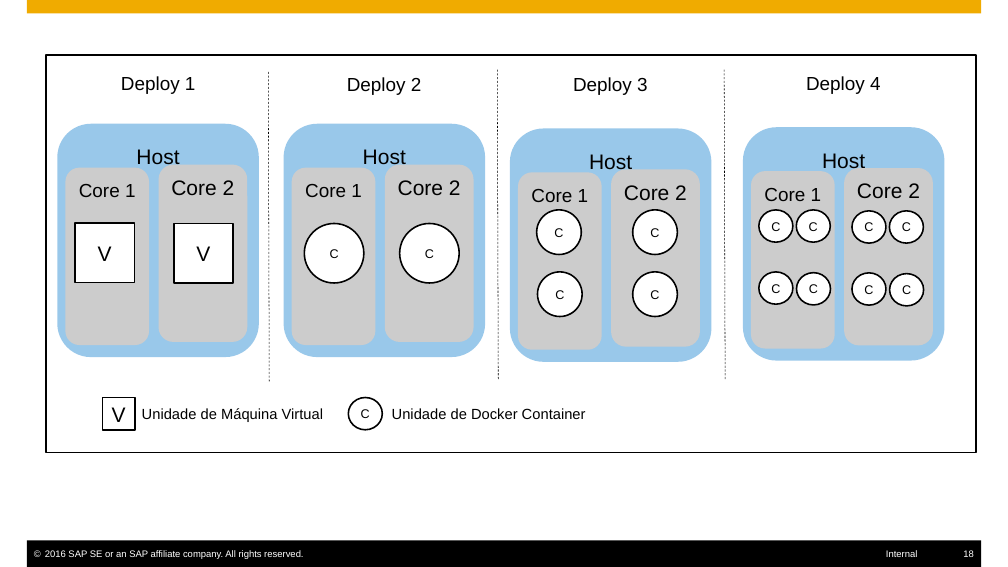
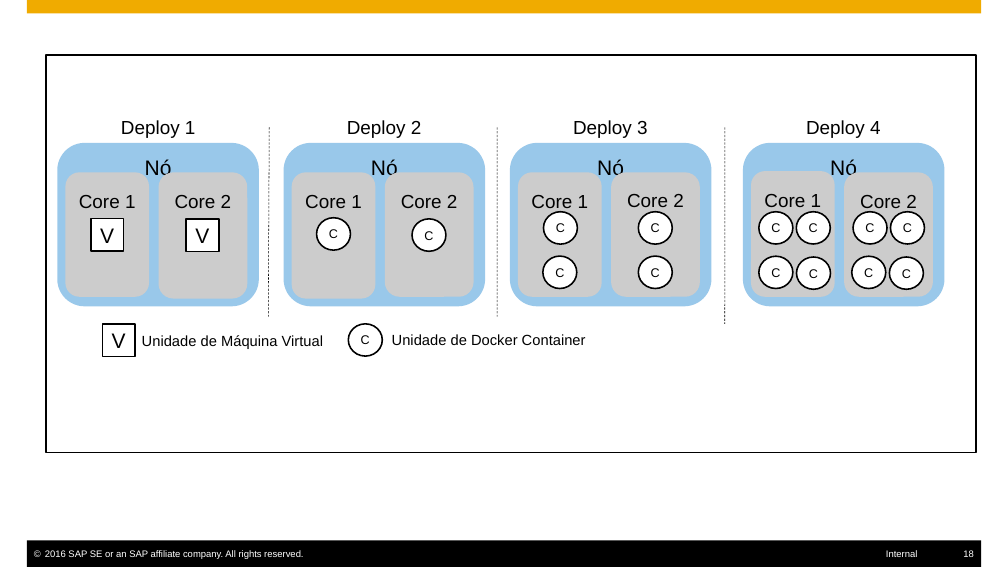
Before and after one commit to dbrauner/meuprojeto, a slide deck: slide 18 of Arquitetura.pptx. Drawn at 1008x567 pixels with LibreOffice and Linux fonts; fonts in the diff are those of the drawing. Boxes give left, top, right and bottom in pixels: in the first picture for what was removed or moved away, otherwise in the second. Text is boxed around its words. In the diff, an @@ line names an element or a change of style, - is before the commit and + after.

```diff
--- a/Arquitetura.pptx
+++ b/Arquitetura.pptx
@@ 4 texts: place and size @@
-4 texts at (121,76,881,95)
+4 texts at (121,120,881,138)
@@ rounded rectangle "Nó": place and size @@
-rounded rectangle "Nó" at (57,124,259,357)
+rounded rectangle "Nó" at (57,143,259,306)
@@ line moved from (268, 72) - (269, 382) to (269, 128) - (268, 317) @@
@@ rounded rectangle "Nó": place and size @@
-rounded rectangle "Nó" at (283,124,485,357)
+rounded rectangle "Nó" at (283,143,485,306)
@@ line moved from (497, 70) - (498, 379) to (497, 128) - (497, 317) @@
@@ rounded rectangle "Nó": place and size @@
-rounded rectangle "Nó" at (510,128,712,362)
+rounded rectangle "Nó" at (510,143,712,306)
@@ line moved from (724, 70) - (725, 379) to (725, 128) - (725, 323) @@
@@ rounded rectangle "Nó": place and size @@
-rounded rectangle "Nó" at (743,127,945,360)
+rounded rectangle "Nó" at (743,143,945,306)
@@ rounded rectangle "Core 1": place and size @@
-rounded rectangle "Core 1" at (66,168,150,345)
+rounded rectangle "Core 1" at (66,172,150,297)
@@ text in rounded rectangle at (145,159,172,180): text changed @@
-Host
+Nó
@@ rounded rectangle "Core 2": place and size @@
-rounded rectangle "Core 2" at (159,165,247,342)
+rounded rectangle "Core 2" at (159,172,247,298)
@@ rounded rectangle "Core 1": place and size @@
-rounded rectangle "Core 1" at (292,168,376,345)
+rounded rectangle "Core 1" at (292,172,376,298)
@@ text in rounded rectangle at (371,159,398,180): text changed @@
-Host
+Nó
@@ rounded rectangle "Core 2": place and size @@
-rounded rectangle "Core 2" at (385,165,473,342)
+rounded rectangle "Core 2" at (385,172,473,297)
@@ rounded rectangle "Core 1": place and size @@
-rounded rectangle "Core 1" at (518,172,601,350)
+rounded rectangle "Core 1" at (518,172,601,297)
@@ text in rounded rectangle at (597,159,624,180): text changed @@
-Host
+Nó
@@ rounded rectangle "Core 2": place and size @@
-rounded rectangle "Core 2" at (611,169,700,347)
+rounded rectangle "Core 2" at (611,172,700,297)
@@ rounded rectangle "Core 1": place and size @@
-rounded rectangle "Core 1" at (751,171,835,348)
+rounded rectangle "Core 1" at (751,171,835,296)
@@ text in rounded rectangle at (830,159,857,180): text changed @@
-Host
+Nó
@@ size 20 to 18 pt; less space between paragraphs in 4 elements at (159,172,247,298), (385,172,473,297), (611,172,700,297), (844,172,932,297) @@
@@ rounded rectangle "Core 2": place and size @@
-rounded rectangle "Core 2" at (844,168,932,345)
+rounded rectangle "Core 2" at (844,172,932,297)
@@ rectangle "V": place and size @@
-rectangle "V" at (75,223,135,283)
+rectangle "V" at (91,218,123,251)
@@ rectangle "V": place and size @@
-rectangle "V" at (174,224,233,283)
+rectangle "V" at (186,219,218,252)
@@ ellipse "C": place and size @@
-ellipse "C" at (305,224,364,283)
+ellipse "C" at (317,218,351,250)
@@ ellipse "C": place and size @@
-ellipse "C" at (400,224,459,283)
+ellipse "C" at (412,219,446,252)
@@ ellipse "C": place and size @@
-ellipse "C" at (536,210,581,255)
+ellipse "C" at (543,212,577,244)
@@ ellipse "C": place and size @@
-ellipse "C" at (632,210,677,255)
+ellipse "C" at (639,212,673,244)
@@ ellipse "C": place and size @@
-ellipse "C" at (537,272,582,317)
+ellipse "C" at (543,256,577,289)
@@ ellipse "C": place and size @@
-ellipse "C" at (632,272,677,317)
+ellipse "C" at (639,256,673,289)
@@ 4 ellipses: place and size @@
-4 ellipses at (759,272,923,306)
+4 ellipses at (759,256,923,289)
@@ 2 texts, 1 ellipse, 1 rectangle: place and size @@
-2 texts, 1 ellipse, 1 rectangle at (103,397,586,430)
+2 texts, 1 ellipse, 1 rectangle at (103,323,586,356)
```
Also in this commit, not shown: 1 other slide changed, 5 other files.
